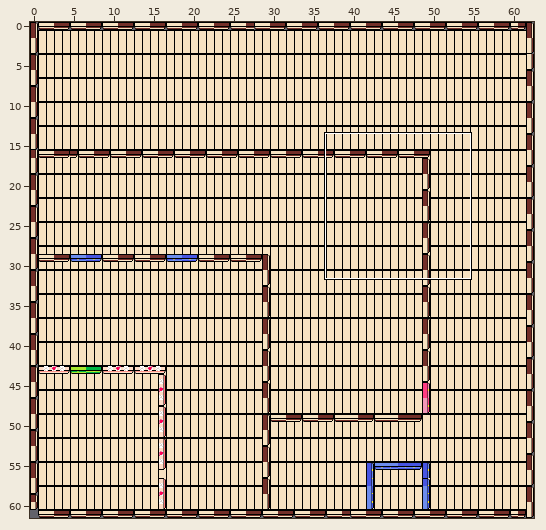
One commit to this Tiled map: assets/art/Levels/reuben_level.tmx. The picture above shows the old version from afar; the outline marks the close-up.
Close-up. As it was:
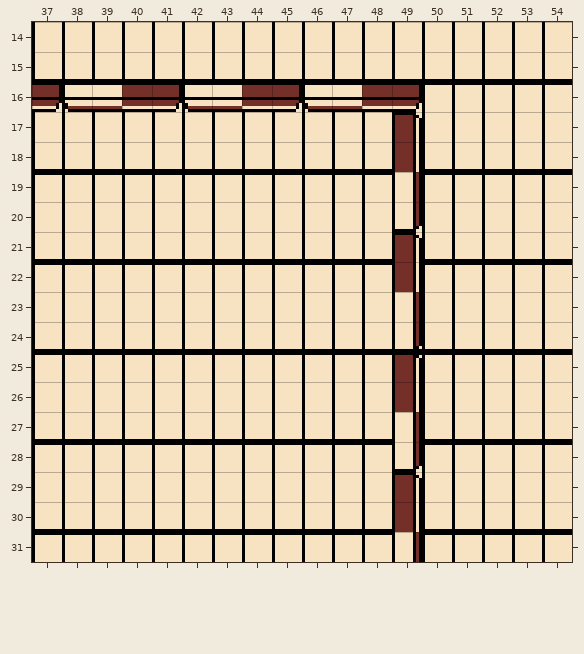
Cells are 10x10 px. Shown: x 37..54, y 14..31. The commit also changed other parts of the map, which this record leaves out.
The result:
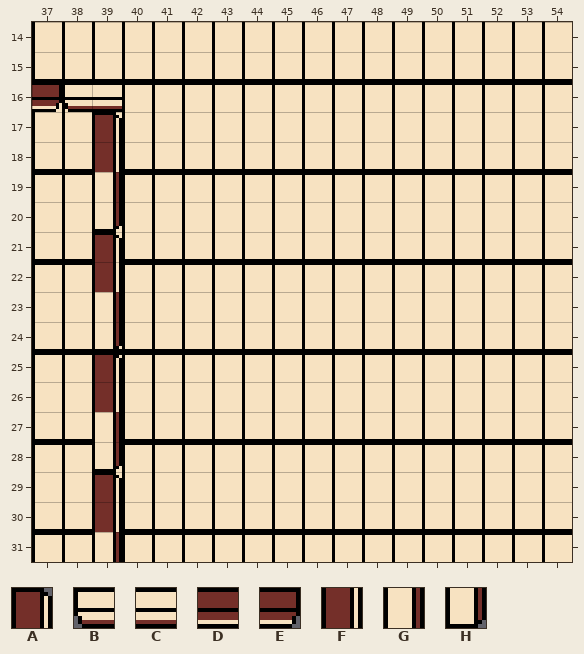
Key: from "TileSet": A 0, B 1, C 2, D 3, E 4, F 10, G 20, H 30.
_ is an empty cell.
The edit:
{"where": "layer \"Walls\""}
{"y":16,"x":40,"old":"DEBCDEBCDE","new":"__________"}
{"y":17,"x":39,"old":"_","new":"A"}
{"y":17,"x":49,"old":"A","new":"_"}
{"y":18,"x":39,"old":"_","new":"F"}
{"y":18,"x":49,"old":"F","new":"_"}
{"y":19,"x":39,"old":"_","new":"G"}
{"y":19,"x":49,"old":"G","new":"_"}
{"y":20,"x":39,"old":"_","new":"H"}
{"y":20,"x":49,"old":"H","new":"_"}
{"y":21,"x":39,"old":"_","new":"A"}
{"y":21,"x":49,"old":"A","new":"_"}
{"y":22,"x":39,"old":"_","new":"F"}
{"y":22,"x":49,"old":"F","new":"_"}
{"y":23,"x":39,"old":"_","new":"G"}
{"y":23,"x":49,"old":"G","new":"_"}
{"y":24,"x":39,"old":"_","new":"H"}
{"y":24,"x":49,"old":"H","new":"_"}
{"y":25,"x":39,"old":"_","new":"A"}
{"y":25,"x":49,"old":"A","new":"_"}
{"y":26,"x":39,"old":"_","new":"F"}
{"y":26,"x":49,"old":"F","new":"_"}
{"y":27,"x":39,"old":"_","new":"G"}
{"y":27,"x":49,"old":"G","new":"_"}
{"y":28,"x":39,"old":"_","new":"H"}
{"y":28,"x":49,"old":"H","new":"_"}
{"y":29,"x":39,"old":"_","new":"A"}
{"y":29,"x":49,"old":"A","new":"_"}
{"y":30,"x":39,"old":"_","new":"F"}
{"y":30,"x":49,"old":"F","new":"_"}
{"y":31,"x":39,"old":"_","new":"G"}
{"y":31,"x":49,"old":"G","new":"_"}
{"label":"changed","picture_box":[95,85,422,562]}
